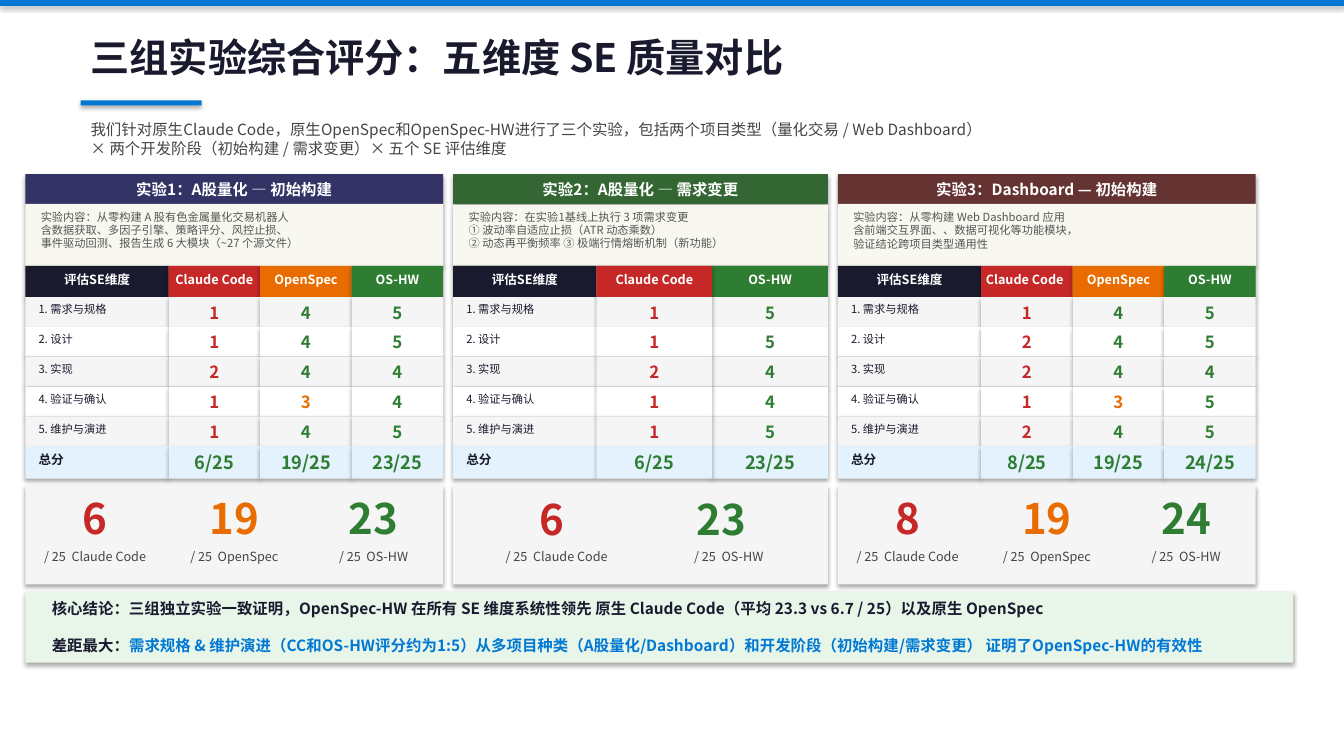
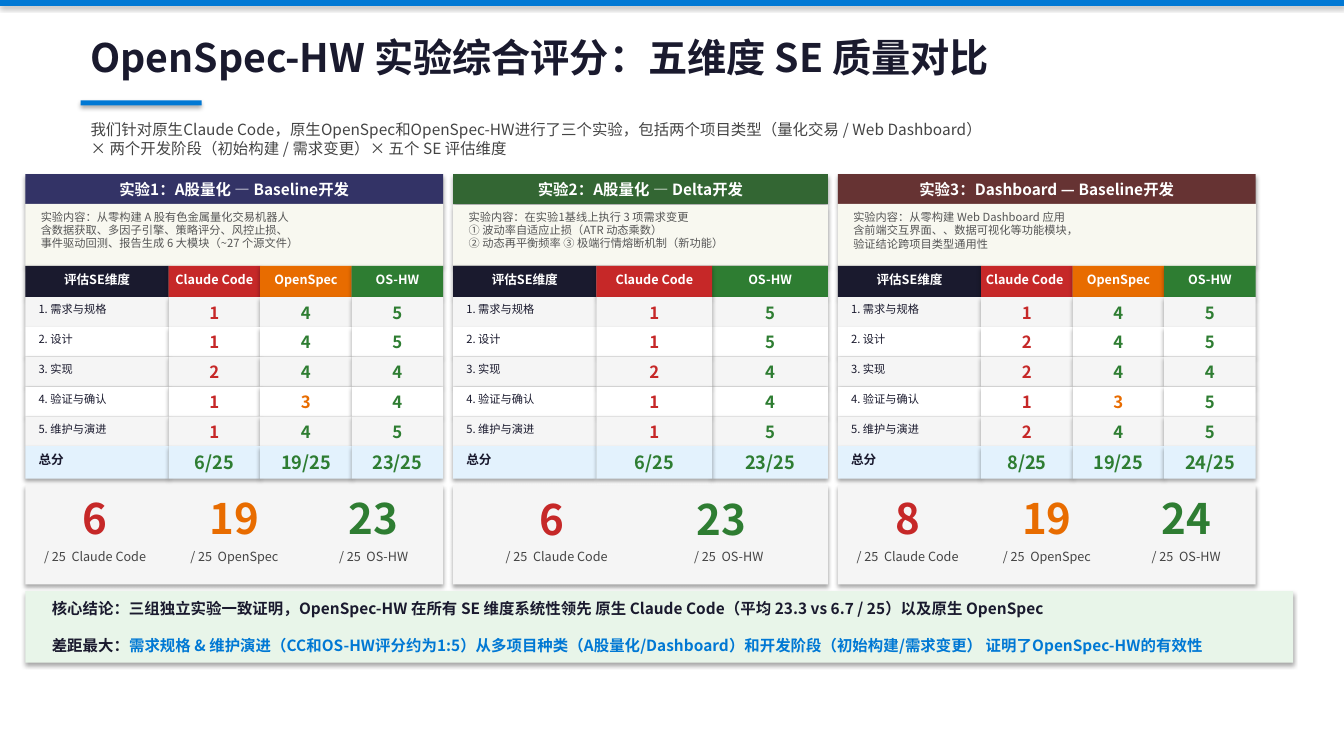
Before and after one commit to ZhifeiDou/OpenSpec_Modify, a slide deck: slide 3 of OpenSpec_技术研究汇报_精简版.pptx. Drawn at 1344x756 pixels with LibreOffice and Linux fonts; fonts in the diff are those of the drawing. Boxes give left, top, right and bottom in pixels: in the first picture for what was removed or moved away, otherwise in the second. Text is boxed around its words. In the diff, an @@ line names an element or a change of style, - is before the commit and + after.

```diff
--- a/OpenSpec_技术研究汇报_精简版.pptx
+++ b/OpenSpec_技术研究汇报_精简版.pptx
@@ text at (91,38,989,81): text changed @@
-三组实验综合评分：五维度 SE 质量对比
+OpenSpec-HW 实验综合评分：五维度 SE 质量对比
@@ text at (119,182,350,197): text changed @@
-实验1：A股量化 — 初始构建
+实验1：A股量化 — Baseline开发
@@ text at (538,182,743,197): text changed @@
-实验2：A股量化 — 需求变更
+实验2：A股量化 — Delta开发
@@ text at (919,182,1175,197): text changed @@
-实验3：Dashboard — 初始构建
+实验3：Dashboard — Baseline开发
```
Also in this commit, not shown: 3 other slides changed.
